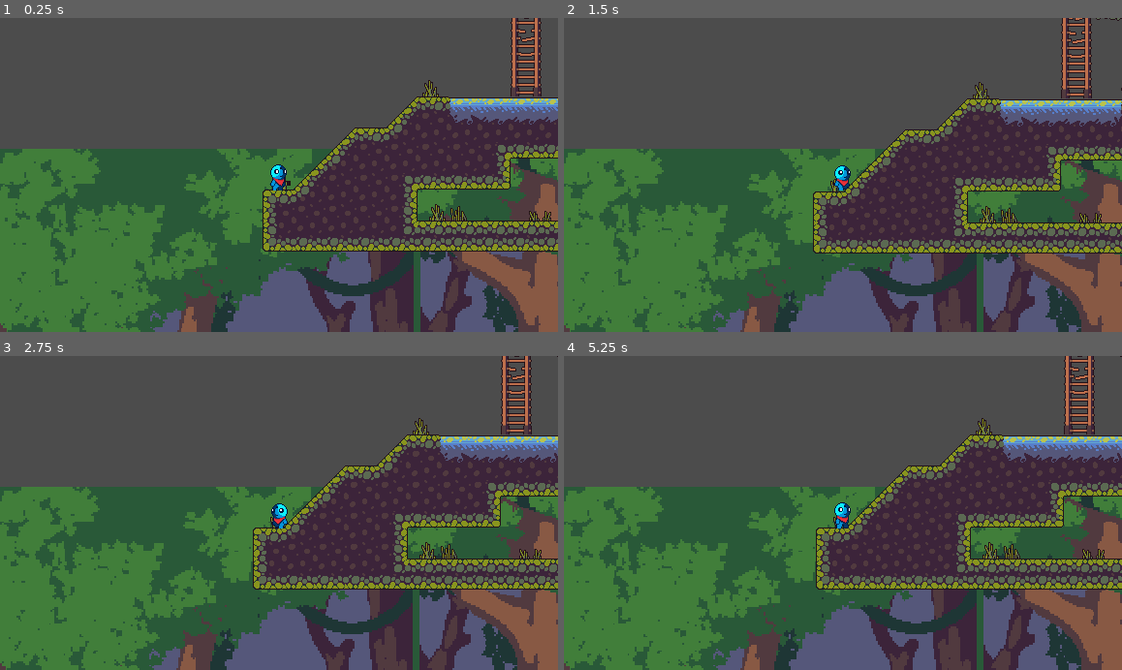
Above: before the commit, frames 1-4 (two rows, left to right).
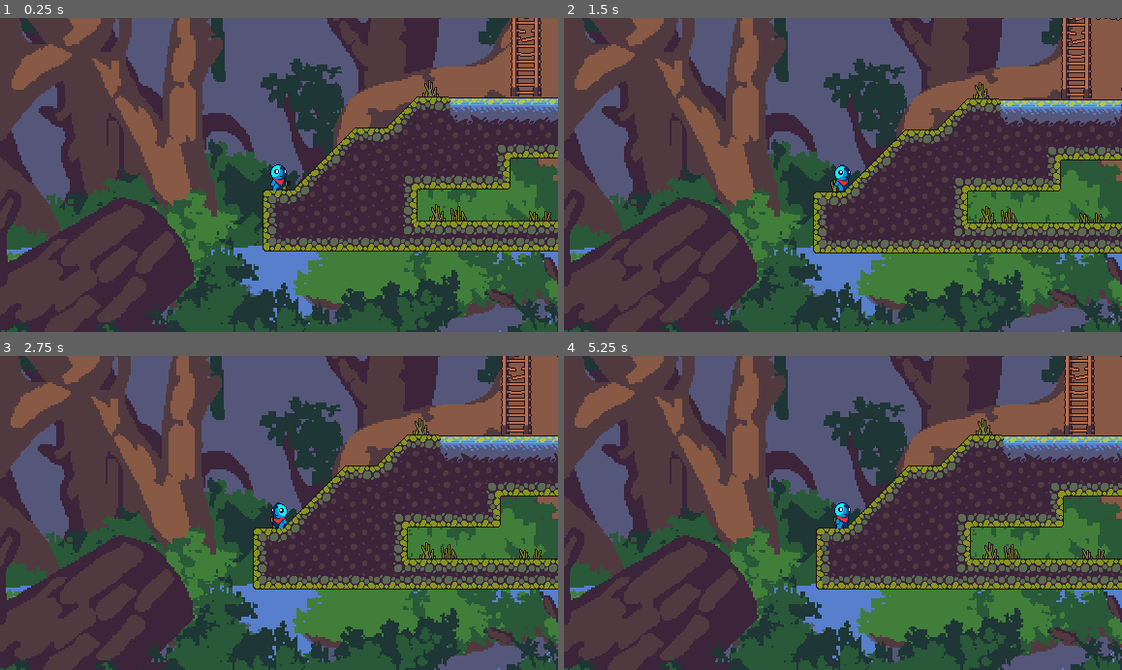
Above: after the commit, the same moments.

Repository: maktoobgar/chest_choose
Game: Godot game, scene res://scenes/levels/game.tscn
The game is run twice, just before and just after one commit, with the same random seed, the same clock (stepped at 60 frames per second) and the same inputs. The project has no main scene, so this scene is started directly.
Inputs:
- Up to frame 1 (0.25 s): no input
- Up to frame 2 (1.5 s): hold Right (ui_right) from 0.53 s (still down)
- Up to frame 3 (2.75 s): release Right (ui_right) at 2.03 s; hold Left (ui_left) from 2.03 s (still down)
- Up to frame 4 (5.25 s): release Left (ui_left) at 2.78 s; hold Right (ui_right) 2.78-4.28 s; hold Left (ui_left) 4.28-5.03 s; hold Right (ui_right) from 5.03 s (still down)

The runs differ from the first frame. In frame 1, 65% of the frame differs, in the area x 0-100%, y 0-100%; in frame 2, 65%; in frame 3, 65%; in frame 4, 65%.

Commit message:
🐛 background seems a little better

Diff:
--- a/scenes/instances/dude.tscn
+++ b/scenes/instances/dude.tscn
@@ -639,6 +639,7 @@
 
 [node name="backgroundLayer" type="ParallaxLayer" parent="background"]
 motion_scale = Vector2( 0.1, 0.1 )
+motion_offset = Vector2( 0, -364.5 )
 motion_mirroring = Vector2( 1080, 0 )
 
 [node name="image" type="Sprite" parent="background/backgroundLayer"]
